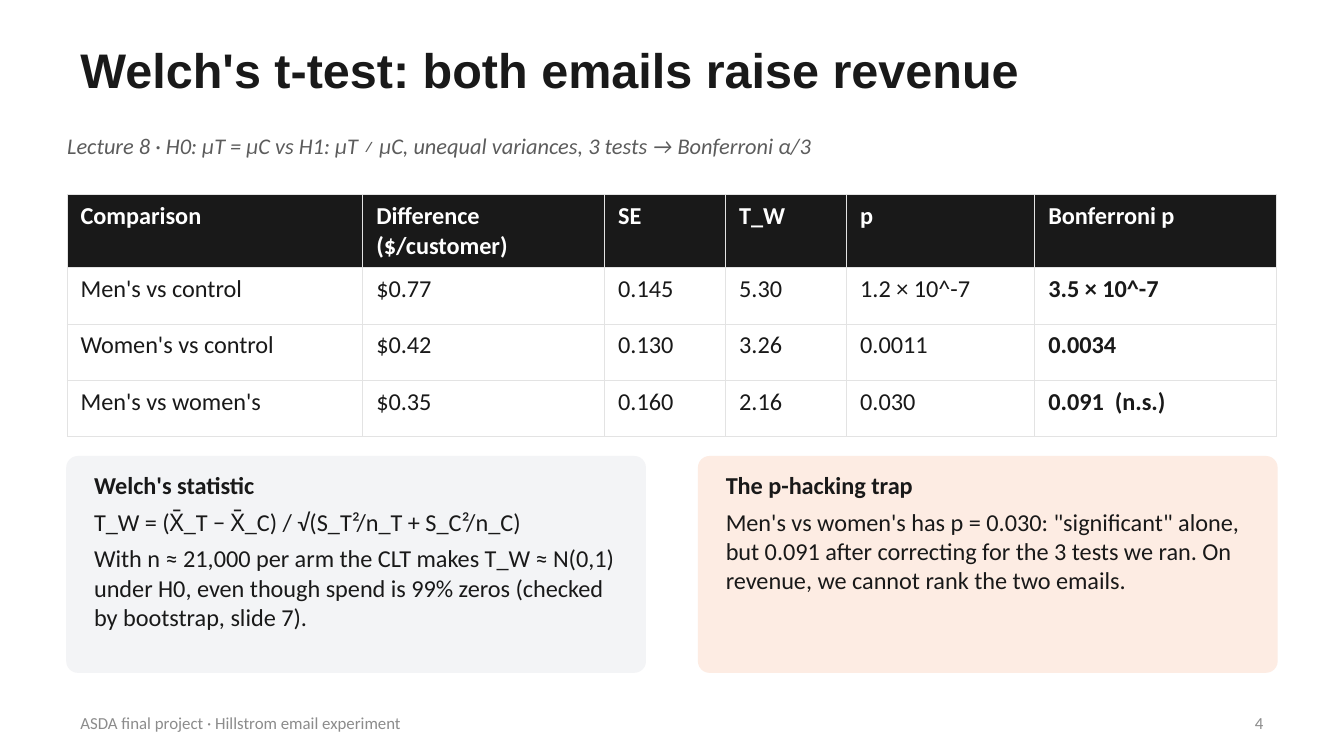
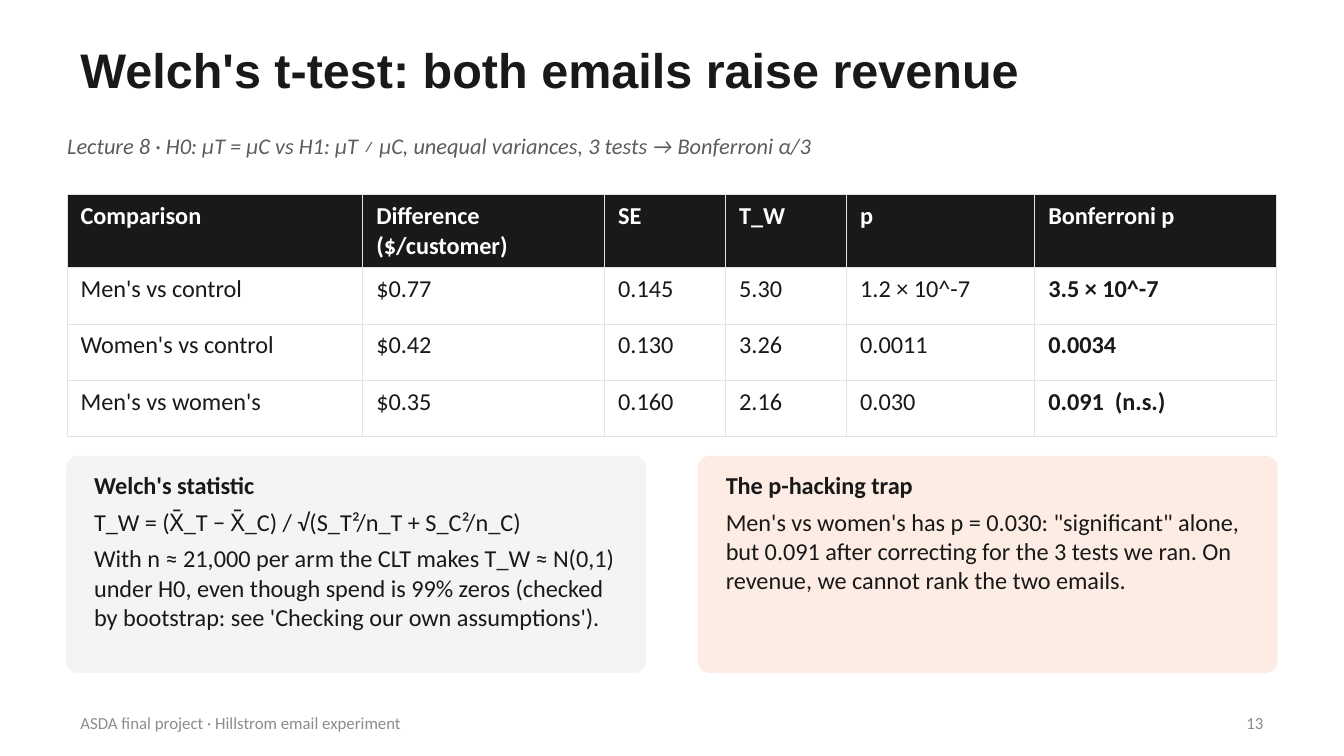
Before and after one commit to sahiljangra12/asda-final-project, a slide deck: slide 13 of slides/Hillstrom_Presentation.pptx (slide 4 before the commit). Drawn at 1344x756 pixels with LibreOffice and Linux fonts; fonts in the diff are those of the drawing. Boxes give left, top, right and bottom in pixels: in the first picture for what was removed or moved away, otherwise in the second. Text is boxed around its words. In the diff, an @@ line names an element or a change of style, - is before the commit and + after.

```diff
--- a/slides/Hillstrom_Presentation.pptx
+++ b/slides/Hillstrom_Presentation.pptx
@@ text at [94,549,614,630]: text changed @@
-With n ≈ 21,000 per arm the CLT makes T_W ≈ N(0,1) under H0, even though spend is 99% zeros (checked by bootstrap, slide 7).
+With n ≈ 21,000 per arm the CLT makes T_W ≈ N(0,1) under H0, even though spend is 99% zeros (checked by bootstrap: see 'Checking our own assumptions').
@@ page number at [1246,718,1263,729]: text changed @@
-4
+13
```
Also in this commit, not shown: 1 other slide changed, 9 slides added, 1 slide removed, 16 other files.
